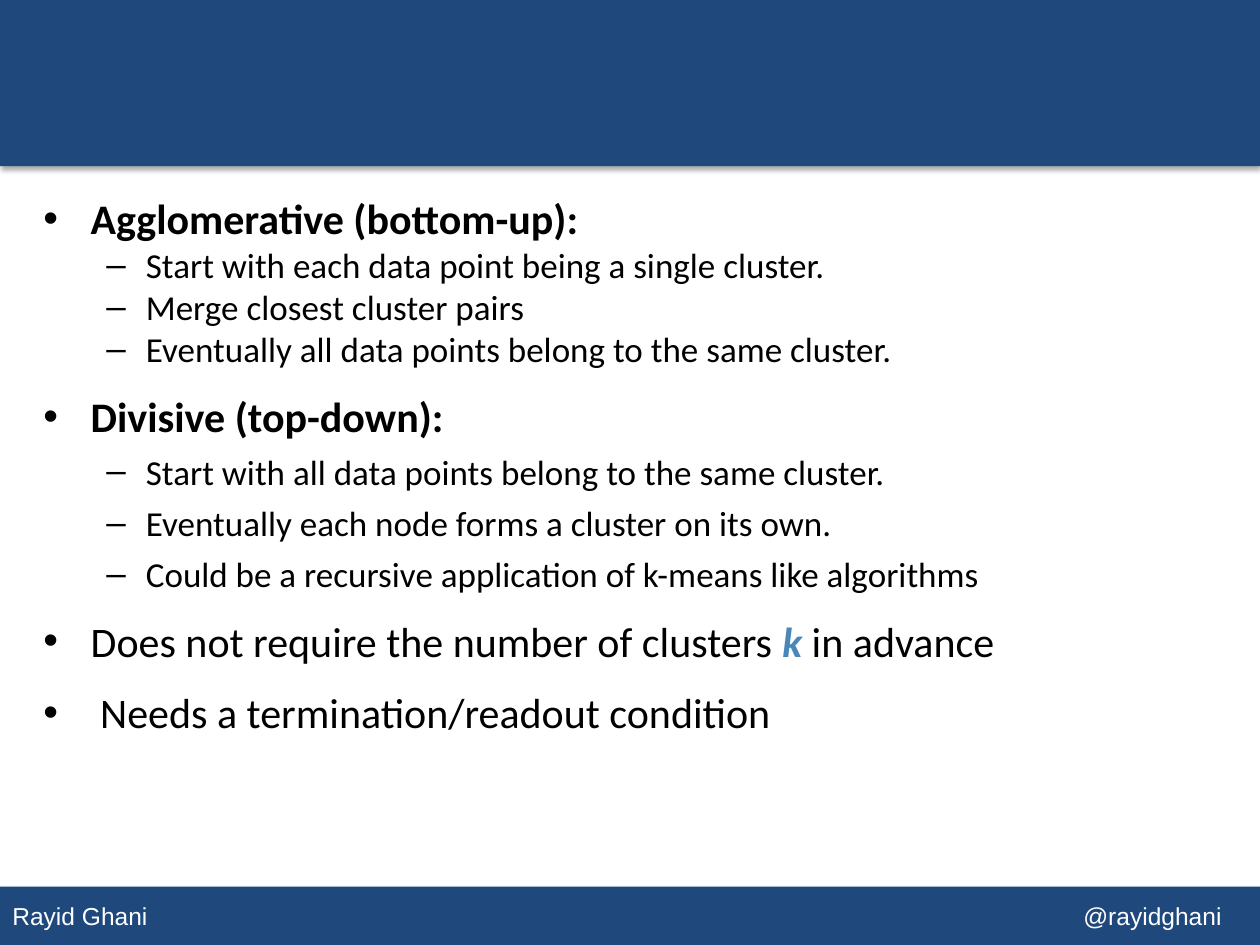
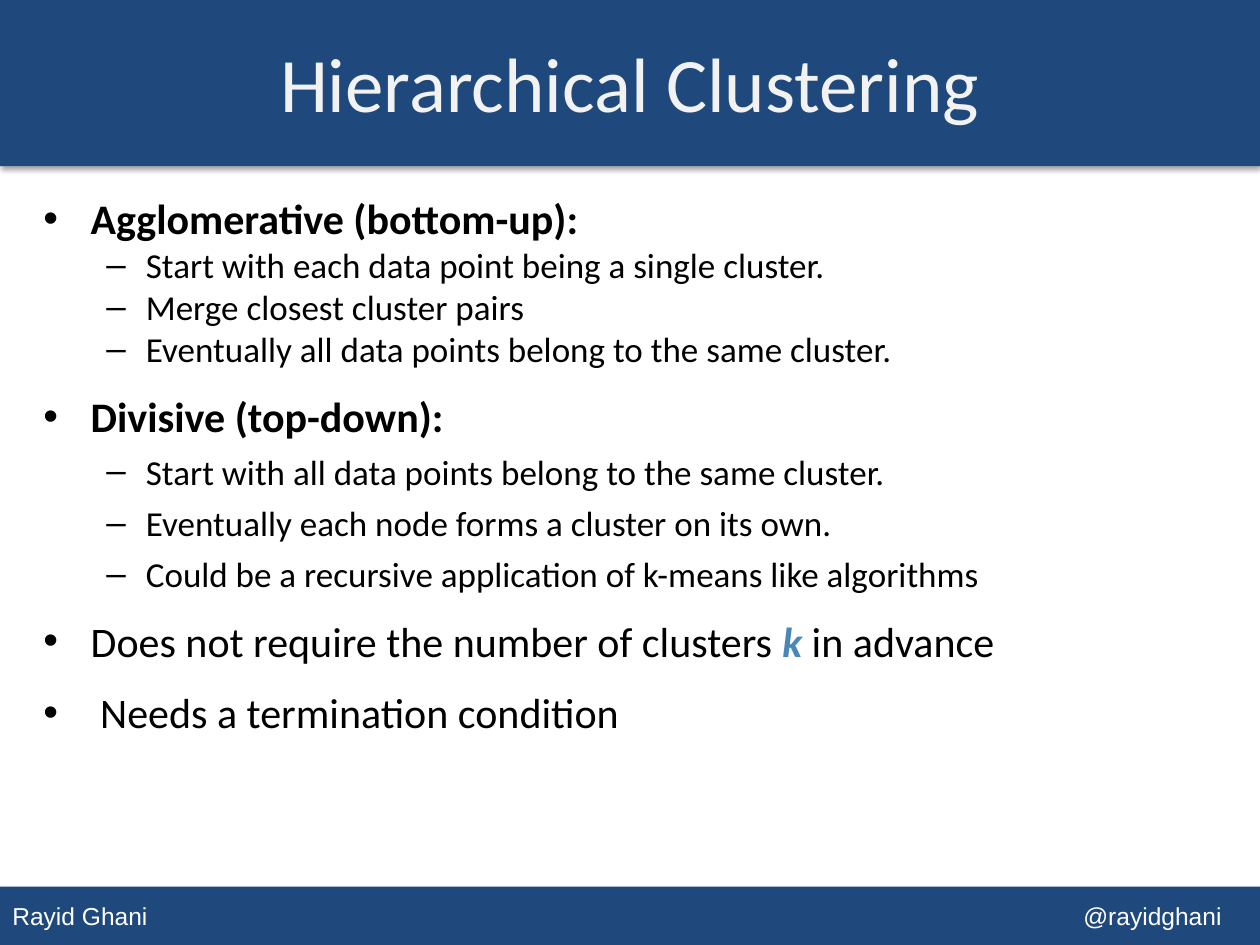
Before and after one commit to dssg/MLforPublicPolicy, a slide deck: slide 23 of Lectures/Lecture 09 - Unsupervised Learning.pptx. Drawn at 1260x945 pixels with LibreOffice and Linux fonts; fonts in the diff are those of the drawing. Boxes give left, top, right and bottom in pixels: in the first picture for what was removed or moved away, otherwise in the second. Text is boxed around its words. In the diff, an @@ line names an element or a change of style, - is before the commit and + after.

```diff
--- a/Lectures/Lecture 09 - Unsupervised Learning.pptx
+++ b/Lectures/Lecture 09 - Unsupervised Learning.pptx
@@ title added at [280,58,979,126], 44 pt, text #F2F2F2 @@
+Hierarchical Clustering
@@ text at [100,698,619,729]: text changed @@
-• Needs a termination/readout condition
+• Needs a termination condition
```
Also in this commit, not shown: 1 other slide changed, 4 slides added, 3 other files.
